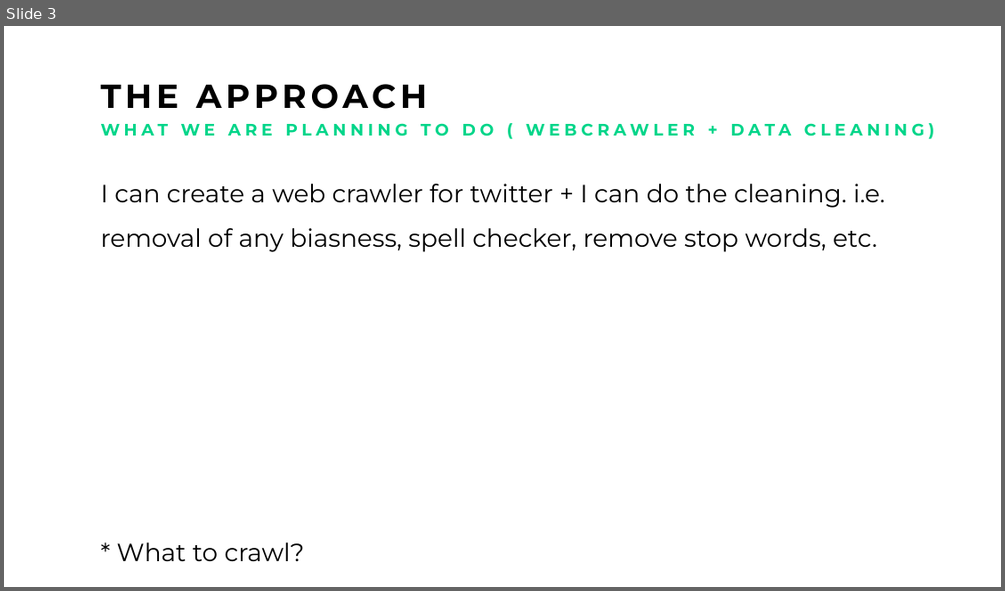
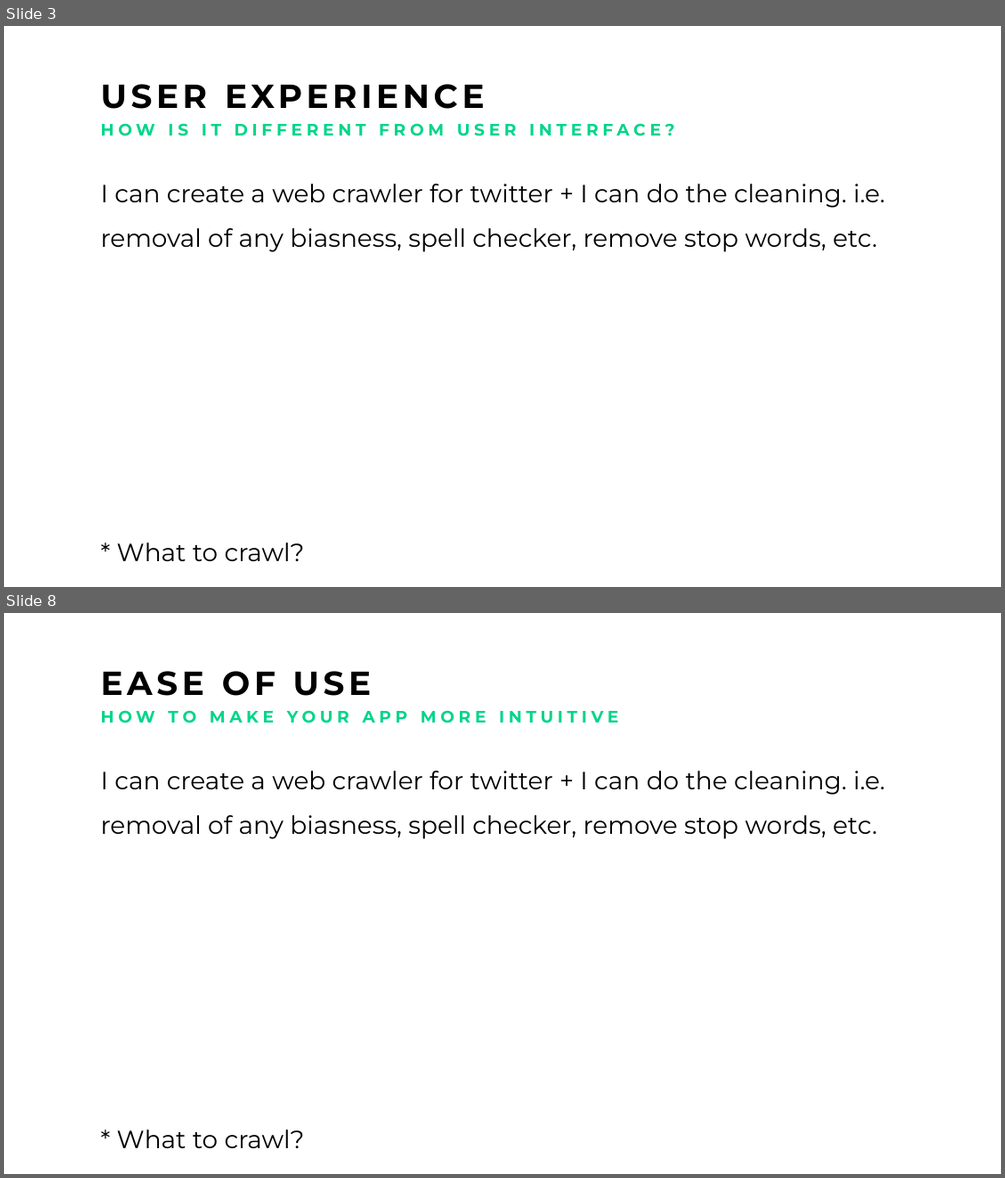
Before and after one commit to Michaelomh/personal-blog, a slide deck: static/img/drive/Artificial Not-So Intelligent Pitch.pptx. Shown one above the other, each under a label of ours: slide 3 before the commit, slides 3 and 8 after it; the slides between them are not shown. The pictures are 1005x591 and 1005x1178 pixels, drawn with LibreOffice and Linux fonts; fonts in the diff are those of the drawing. Boxes give left, top, right and bottom in pixels: in the first picture for what was removed or moved away, otherwise in the second. Text is boxed around its words. In the diff, an @@ line names an element or a change of style, - is before the commit and + after.

```diff
--- a/static/img/drive/Artificial Not-So Intelligent Pitch.pptx
+++ b/static/img/drive/Artificial Not-So Intelligent Pitch.pptx
@@ slide 8 added at [4, 613, 1001, 1174], background #FFFFFF @@
@@ text added at [101, 671, 372, 696], 24 pt, text #000000, bold @@
+EASE OF USE
@@ text added at [101, 710, 618, 723], 12 pt, text #01D589, bold @@
+HOW TO MAKE YOUR APP MORE INTUITIVE
@@ text added at [101, 771, 885, 1148], 18 pt, text #000000 @@
+I can create a web crawler for twitter + I can do the cleaning. i.e. removal of any biasness, spell checker, remove stop words, etc.
+* What to crawl?
@@ slide 3 changed as well @@
@@ text at [101, 84, 485, 109]: text changed @@
-THE APPROACH
+USER EXPERIENCE
@@ text at [101, 123, 674, 136]: text changed @@
-WHAT WE ARE PLANNING TO DO ( WEBCRAWLER + DATA CLEANING)
+HOW IS IT DIFFERENT FROM USER INTERFACE?
```
Also in this commit, not shown: 1 other slide changed, 8 other slides added, 1 slide removed, 3 other files.
